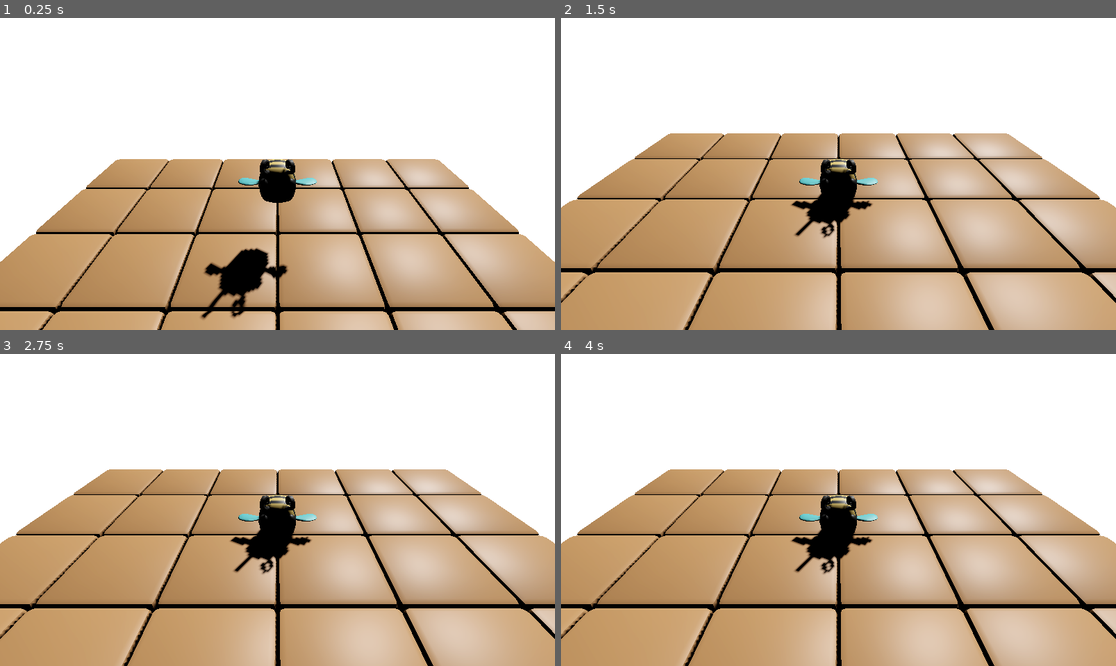
Above: before the commit, frames 1-4 (two rows, left to right).
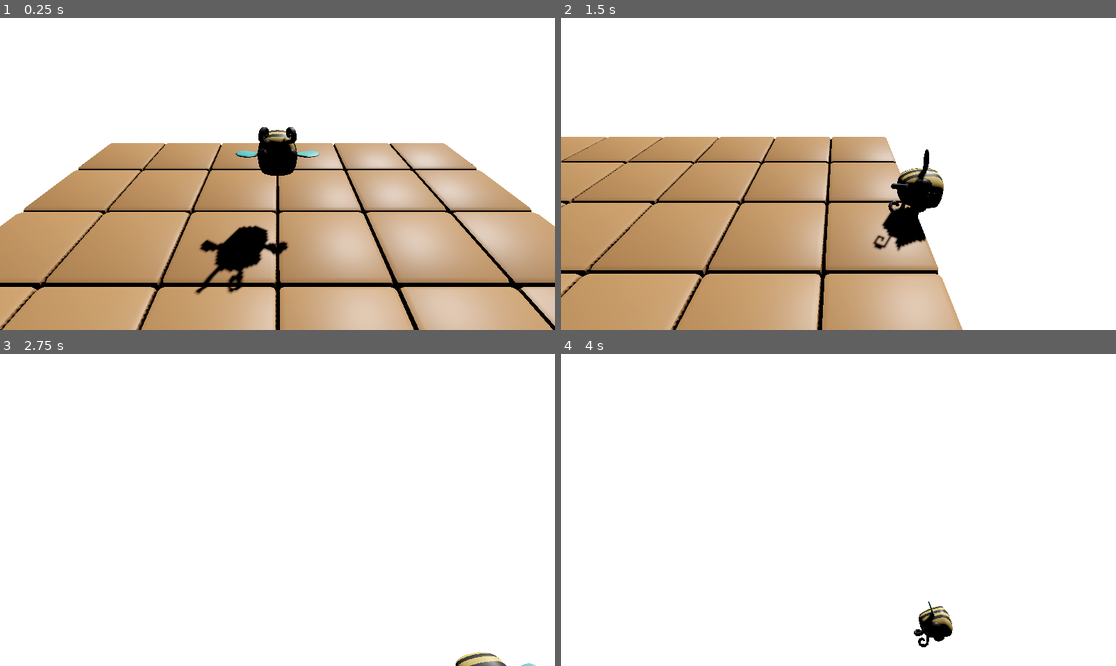
Above: after the commit, the same moments.

Repository: diejor/konpa
Game: Godot game, scene res://main.tscn
The game is run twice, just before and just after one commit, with the same random seed, the same clock (stepped at 60 frames per second) and the same inputs.
Inputs:
- Up to frame 1 (0.25 s): no input
- Up to frame 2 (1.5 s): hold D (move_right, bound only after the commit) 0.53-1.28 s; hold S (move_backward, bound only after the commit) from 1.28 s (still down)
- Up to frame 3 (2.75 s): release S (move_backward, bound only after the commit) at 2.03 s; hold D (move_right, bound only after the commit) from 2.03 s (still down)
- Up to frame 4 (4 s): release D (move_right, bound only after the commit) at 2.78 s; hold W (move_forward, bound only after the commit) 2.78-3.53 s; hold A (move_left, bound only after the commit) from 3.53 s (still down)

The runs differ from the first frame. In frame 1, 29% of the frame differs, in the area x 0-100%, y 34-100%; in frame 2, 30%; in frame 3, 58%; in frame 4, 58%, in the area x 0-100%, y 36-100%.

Commit message:
character roll

Diff:
--- a/main.tscn
+++ b/main.tscn
@@ -1,6 +1,8 @@
-[gd_scene load_steps=23 format=4 uid="uid://d4by6hiayt21q"]
-
-[ext_resource type="Shader" uid="uid://b1f6s1v3cdjjd" path="res://sky.gdshader" id="1_ig7tw"]
+[gd_scene load_steps=25 format=4 uid="uid://d4by6hiayt21q"]
+
+[ext_resource type="Shader" uid="uid://b1f6s1v3cdjjd" path="res://scripts/sky.gdshader" id="1_ig7tw"]
+[ext_resource type="Script" uid="uid://oqjqx7bcwvnw" path="res://scripts/player.gd" id="2_0xm2m"]
+[ext_resource type="Script" uid="uid://b3w0vbsr6eke4" path="res://scripts/camera_3d.gd" id="2_h2yge"]
 
 [sub_resource type="ShaderMaterial" id="ShaderMaterial_0xm2m"]
 shader = ExtResource("1_ig7tw")
@@ -316,18 +318,23 @@
 }
 metadata/_editor_floor_ = Vector3(0, -1, 0)
 
-[node name="RigidBody3D" type="RigidBody3D" parent="."]
+[node name="Camera3D" type="Camera3D" parent="." node_paths=PackedStringArray("_target")]
+transform = Transform3D(1, 0, 0, 0, 0.866025, 0.5, 0, -0.5, 0.866025, 0, 3, 5)
+fov = 60.0
+script = ExtResource("2_h2yge")
+_target = NodePath("../Player/Bee")
+_offset = Vector3(0, 3, 5)
+_speed = 5.0
+
+[node name="Player" type="RigidBody3D" parent="."]
 transform = Transform3D(1, 0, 0, 0, 1, 0, 0, 0, 1, 0, 1.79413, 0)
-
-[node name="CollisionShape3D" type="CollisionShape3D" parent="RigidBody3D"]
+script = ExtResource("2_0xm2m")
+
+[node name="CollisionShape3D" type="CollisionShape3D" parent="Player"]
 shape = SubResource("SphereShape3D_1bvp3")
 
-[node name="Bee" type="MeshInstance3D" parent="RigidBody3D"]
+[node name="Bee" type="MeshInstance3D" parent="Player"]
 transform = Transform3D(0.6, 0, 0, 0, 0.6, 0, 0, 0, 0.6, 0, -0.5, 0)
 mesh = SubResource("ArrayMesh_n4efl")
 skin = SubResource("Skin_iwadu")
 skeleton = NodePath("")
-
-[node name="Camera3D" type="Camera3D" parent="RigidBody3D"]
-transform = Transform3D(1, 0, 0, 0, 0.866025, 0.5, 0, -0.5, 0.866025, 0, 3, 5)
-fov = 60.0
--- a/project.godot
+++ b/project.godot
@@ -13,7 +13,35 @@
 config/name="konpa"
 run/main_scene="uid://d4by6hiayt21q"
 config/features=PackedStringArray("4.4", "Forward Plus")
+boot_splash/show_image=false
 config/icon="res://icon.svg"
+
+[input]
+
+move_left={
+"deadzone": 0.2,
+"events": [Object(InputEventKey,"resource_local_to_scene":false,"resource_name":"","device":-1,"window_id":0,"alt_pressed":false,"shift_pressed":false,"ctrl_pressed":false,"meta_pressed":false,"pressed":false,"keycode":0,"physical_keycode":65,"key_label":0,"unicode":97,"location":0,"echo":false,"script":null)
+, Object(InputEventKey,"resource_local_to_scene":false,"resource_name":"","device":-1,"window_id":0,"alt_pressed":false,"shift_pressed":false,"ctrl_pressed":false,"meta_pressed":false,"pressed":false,"keycode":0,"physical_keycode":4194319,"key_label":0,"unicode":0,"location":0,"echo":false,"script":null)
+]
+}
+move_right={
+"deadzone": 0.2,
+"events": [Object(InputEventKey,"resource_local_to_scene":false,"resource_name":"","device":-1,"window_id":0,"alt_pressed":false,"shift_pressed":false,"ctrl_pressed":false,"meta_pressed":false,"pressed":false,"keycode":0,"physical_keycode":68,"key_label":0,"unicode":100,"location":0,"echo":false,"script":null)
+, Object(InputEventKey,"resource_local_to_scene":false,"resource_name":"","device":-1,"window_id":0,"alt_pressed":false,"shift_pressed":false,"ctrl_pressed":false,"meta_pressed":false,"pressed":false,"keycode":0,"physical_keycode":4194321,"key_label":0,"unicode":0,"location":0,"echo":false,"script":null)
+]
+}
+move_forward={
+"deadzone": 0.2,
+"events": [Object(InputEventKey,"resource_local_to_scene":false,"resource_name":"","device":-1,"window_id":0,"alt_pressed":false,"shift_pressed":false,"ctrl_pressed":false,"meta_pressed":false,"pressed":false,"keycode":0,"physical_keycode":87,"key_label":0,"unicode":119,"location":0,"echo":false,"script":null)
+, Object(InputEventKey,"resource_local_to_scene":false,"resource_name":"","device":-1,"window_id":0,"alt_pressed":false,"shift_pressed":false,"ctrl_pressed":false,"meta_pressed":false,"pressed":false,"keycode":0,"physical_keycode":4194320,"key_label":0,"unicode":0,"location":0,"echo":false,"script":null)
+]
+}
+move_backward={
+"deadzone": 0.2,
+"events": [Object(InputEventKey,"resource_local_to_scene":false,"resource_name":"","device":-1,"window_id":0,"alt_pressed":false,"shift_pressed":false,"ctrl_pressed":false,"meta_pressed":false,"pressed":false,"keycode":0,"physical_keycode":83,"key_label":0,"unicode":115,"location":0,"echo":false,"script":null)
+, Object(InputEventKey,"resource_local_to_scene":false,"resource_name":"","device":-1,"window_id":0,"alt_pressed":false,"shift_pressed":false,"ctrl_pressed":false,"meta_pressed":false,"pressed":false,"keycode":0,"physical_keycode":4194322,"key_label":0,"unicode":0,"location":0,"echo":false,"script":null)
+]
+}
 
 [rendering]
 
--- /dev/null
+++ b/scripts/camera_3d.gd
@@ -0,0 +1,9 @@
+extends Camera3D
+
+@export var _target: Node3D
+@export var _offset: Vector3
+@export var _speed: float = 1.
+
+func _process(delta: float) -> void:
+	if _target:
+		global_position = global_position.lerp(_target.global_position + _offset, _speed * delta)
--- /dev/null
+++ b/scripts/player.gd
@@ -0,0 +1,21 @@
+extends RigidBody3D
+
+# Adjust this value to control the movement speed.
+var move_speed : float = 20.0
+
+func _physics_process(delta: float) -> void:
+	# Get the input vector from custom actions.
+	# "move_left" maps to negative X, "move_right" maps to positive X.
+	# "move_forward" maps to negative Y (so forward gives -1) and "move_backward" maps to positive Y.
+	var input_vector : Vector2 = Input.get_vector("move_left", "move_right", "move_forward", "move_backward")
+
+	# Convert the 2D input vector to a 3D direction.
+	# Here, X remains the same and the 2D Y is used as Z.
+	# This assumes that a negative Y (from "move_forward") corresponds to moving in the negative Z direction (Godot's forward).
+	var direction : Vector3 = Vector3(input_vector.x, 0, input_vector.y)
+
+	# If there is any input, apply a central force.
+	if direction != Vector3.ZERO:
+		# Normalize the direction and scale it by the movement speed.
+		var force : Vector3 = direction.normalized() * move_speed
+		apply_central_force(force)
Not shown, changed: export_presets.cfg
Not shown: 2 places in main.tscn that only renumber resources
Not shown, added: scripts/camera_3d.gd.uid
Not shown, added: scripts/player.gd.uid
Renamed: sky.gdshader -> scripts/sky.gdshader
Renamed: sky.gdshader.uid -> scripts/sky.gdshader.uid
